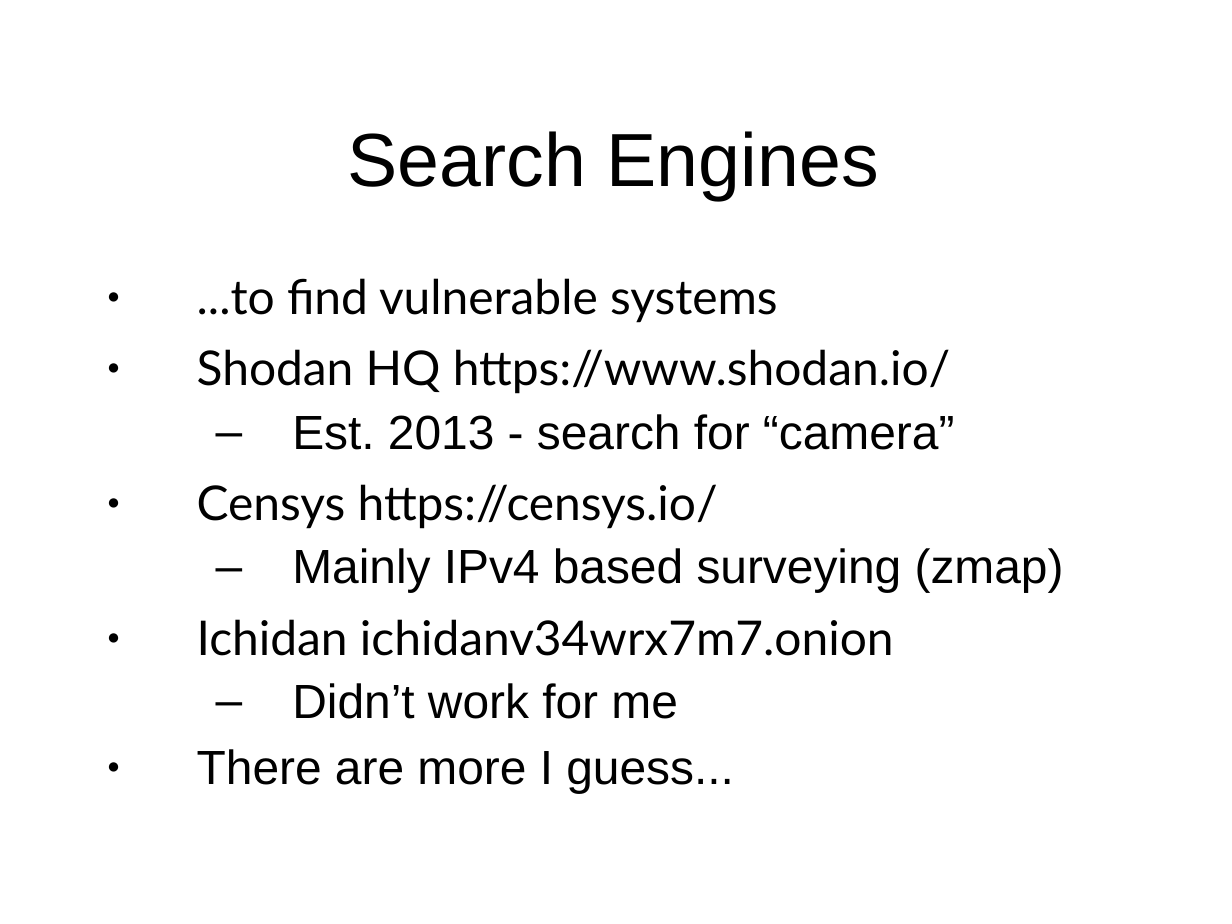
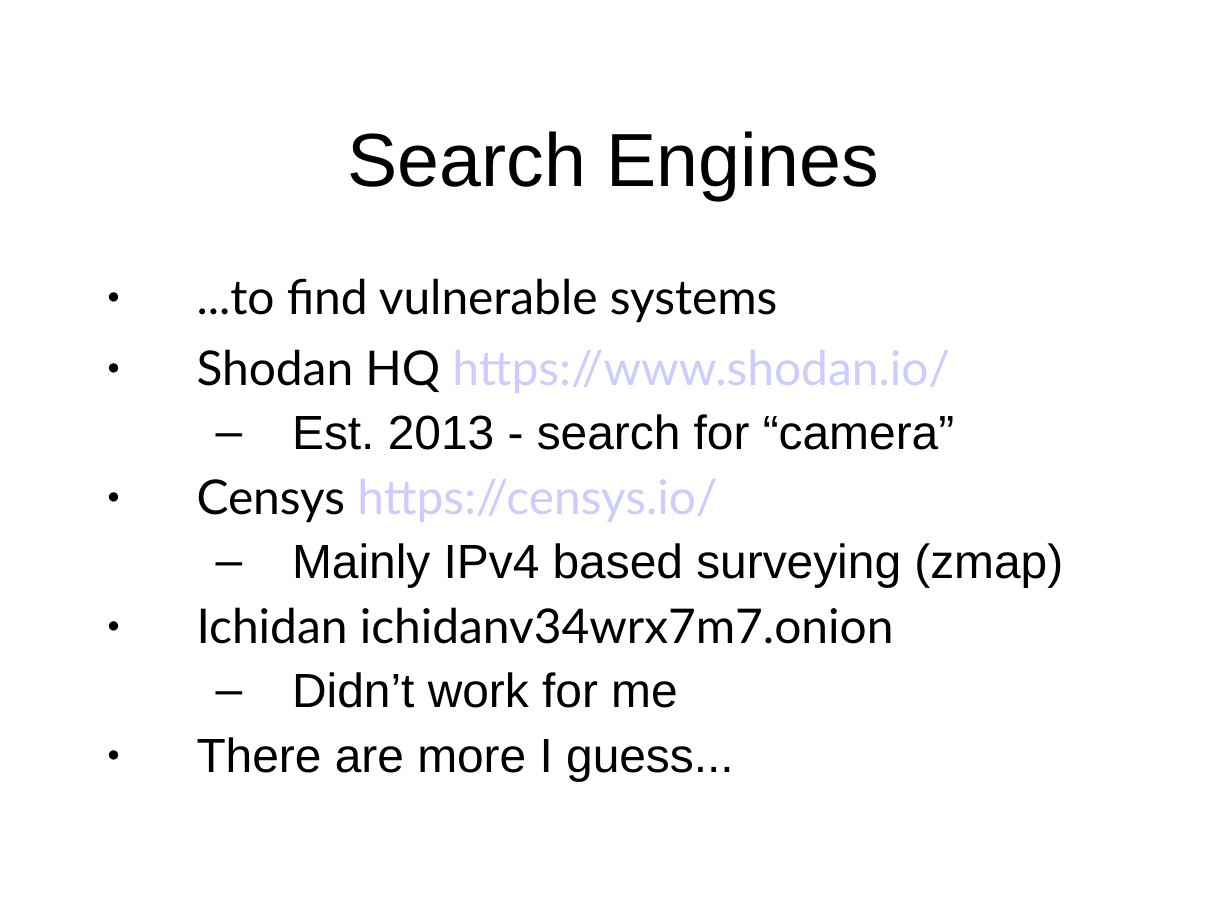
Before and after one commit to sftcd/cs7053, a slide deck: slide 47 of 2016lectures/02-concepts.ppt (slide 46 before the commit). Drawn at 1232x924 pixels with LibreOffice and Linux fonts; fonts in the diff are those of the drawing. Boxes give left, top, right and bottom in pixels: in the first picture for what was removed or moved away, otherwise in the second. Text is boxed around its words. In the diff, an @@ line names an element or a change of style, - is before the commit and + after.

```diff
--- a/2016lectures/02-concepts.ppt
+++ b/2016lectures/02-concepts.ppt
@@ text "...to find vulnerable systems" at bbox=[197, 278, 1063, 781]: text colour #000000 to #CCCCFF in "https://www.shodan.io/", "https://censys.io/"; line spacing 1 to 0.9 @@
```
Also in this commit, not shown: 15 other slides changed, 2 slides added, 1 slide removed, 2 other files.
